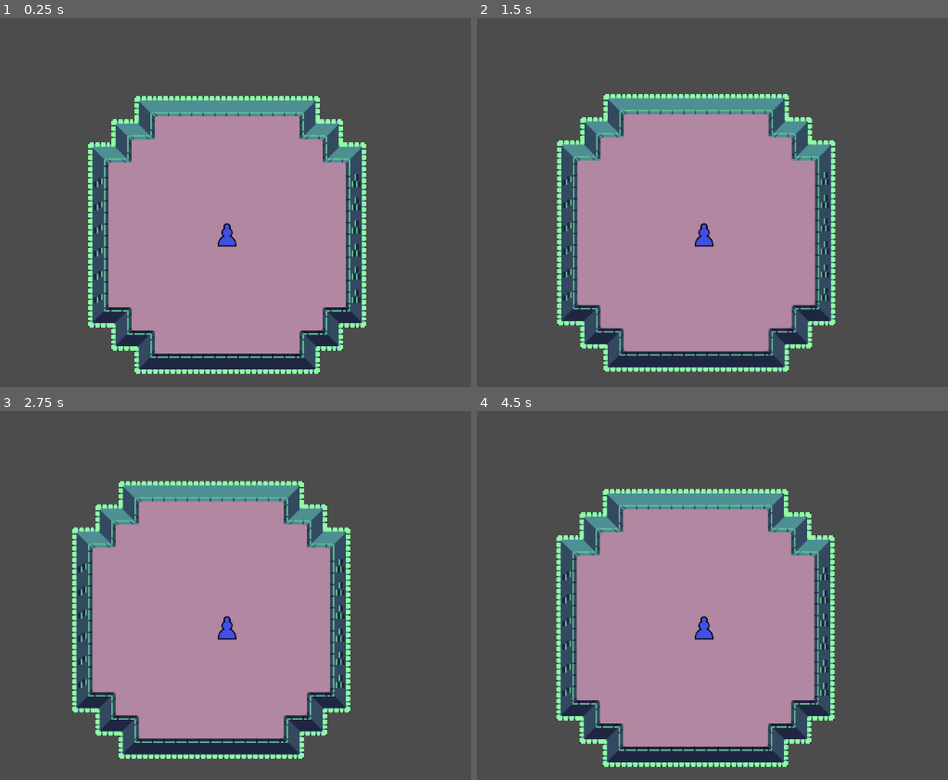
Above: before the commit, frames 1-4 (two rows, left to right).
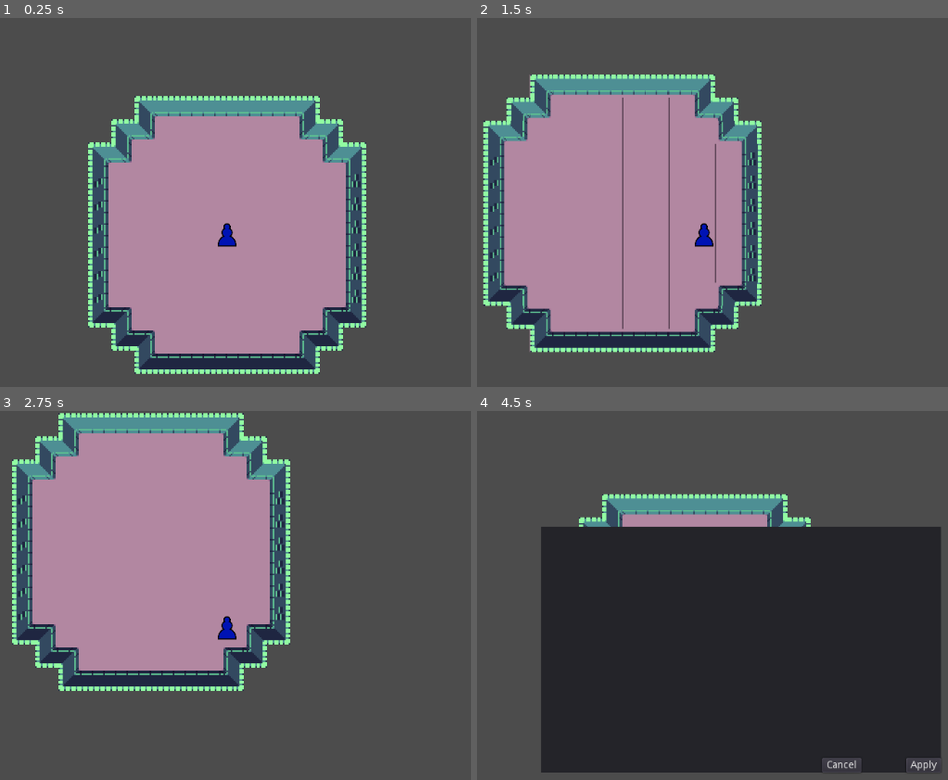
Above: after the commit, the same moments.

Repository: technofromage/chances_dungeon
Game: Godot game, scene res://Scenes/TestScene.tscn
Two runs of this game, one before a commit and one after it. Both use one fixed random seed, a clock stepped at 60 frames per second and the inputs below. This scene is started directly instead of the project's main scene.
Inputs (mouse positions are in pixels of both pictures, inside the frame that each line leads up to):
- Up to frame 1 (0.25 s): no input
- Up to frame 2 (1.5 s): tap Enter at 0.5 s; move the mouse to (867, 213) at 0.52 s; hold D (game_right) 0.53-1.28 s; hold Space (game_attack, bound only after the commit) 0.53-1.28 s; click (867, 213) at 0.67 s; move the mouse to (557, 257) at 1.27 s; hold S (game_down) from 1.28 s (still down); tap Space (game_attack, bound only after the commit) at 1.35 s; click (557, 257) at 1.42 s
- Up to frame 3 (2.75 s): move the mouse to (301, 532) at 2.02 s; release S (game_down) at 2.03 s; hold D (game_right) from 2.03 s (still down); hold Space (game_attack, bound only after the commit) from 2.03 s (still down); click (301, 532) at 2.17 s
- Up to frame 4 (4.5 s): move the mouse to (665, 713) at 2.77 s; release D (game_right) at 2.78 s; release Space (game_attack, bound only after the commit) at 2.78 s; hold W (game_up) 2.78-3.53 s; tap Space (game_attack, bound only after the commit) at 2.85 s; click (665, 713) at 2.92 s; move the mouse to (924, 691) at 3.52 s; hold A (game_left) 3.53-4.25 s; hold Space (game_attack, bound only after the commit) 3.53-4.25 s; click (924, 691) at 3.67 s; tap Escape (global_pause) at 4.15 s; click (721, 650) at 4.25 s, where only the run after the commit has a clickable "Options"

The runs differ from the first frame. In frame 1, 0.1% of the frame differs, in the area x 46-50%, y 56-62%; in frame 2, 36%; in frame 3, 41%; in frame 4, 56%, in the area x 13-99%, y 21-98%.
Error after the commit: Invalid call. Nonexistent function 'attack' in base 'Nil'. (res://Objects/Scripts/Player.gd:22)

Commit message:
added weapon hitbox functionality

Diff:
--- a/Globals/SpawnableObjects.tscn
+++ b/Globals/SpawnableObjects.tscn
@@ -1,7 +1,7 @@
 [gd_scene load_steps=3 format=2]
 
 [ext_resource path="res://Objects/Scripts/SpinningLabel.gd" type="Script" id=1]
-[ext_resource path="res://Objects/Player.tscn" type="PackedScene" id=2]
+[ext_resource path="res://Objects/Mobs/Player.tscn" type="PackedScene" id=2]
 
 [node name="SpawnableObjects" type="Node"]
 
@@ -14,3 +14,5 @@
 }
 
 [node name="Player" parent="." instance=ExtResource( 2 )]
+
+[node name="DroppedWeapon" type="Sprite" parent="."]
--- /dev/null
+++ b/Objects/GUI/PauseMenu.tscn
@@ -0,0 +1,79 @@
+[gd_scene load_steps=5 format=2]
+
+[ext_resource path="res://Objects/GUI/OptionsMenu.tscn" type="PackedScene" id=1]
+[ext_resource path="res://main_theme.tres" type="Theme" id=2]
+[ext_resource path="res://Objects/Scripts/PauseMenu.gd" type="Script" id=3]
+[ext_resource path="res://Objects/Scripts/OptionsMenu.gd" type="Script" id=4]
+
+[node name="PauseMenu" type="CanvasLayer"]
+pause_mode = 2
+script = ExtResource( 3 )
+
+[node name="Buttons" type="VBoxContainer" parent="."]
+visible = false
+anchor_left = 0.5
+anchor_top = 0.5
+anchor_right = 0.5
+anchor_bottom = 0.5
+margin_left = -20.0
+margin_top = -20.0
+margin_right = 20.0
+margin_bottom = 20.0
+theme = ExtResource( 2 )
+__meta__ = {
+"_edit_use_anchors_": false
+}
+
+[node name="Label" type="Label" parent="Buttons"]
+margin_right = 83.0
+margin_bottom = 14.0
+text = "PAUSED"
+
+[node name="Continue" type="Button" parent="Buttons"]
+margin_top = 18.0
+margin_right = 83.0
+margin_bottom = 38.0
+text = "Continue"
+
+[node name="Options" type="Button" parent="Buttons"]
+margin_top = 42.0
+margin_right = 83.0
+margin_bottom = 62.0
+text = "Options"
+
+[node name="Main" type="Button" parent="Buttons"]
+margin_top = 66.0
+margin_right = 83.0
+margin_bottom = 86.0
+text = "Main Menu"
+__meta__ = {
+"_edit_use_anchors_": false
+}
+
+[node name="Quit" type="Button" parent="Buttons"]
+margin_top = 90.0
+margin_right = 83.0
+margin_bottom = 110.0
+text = "Quit"
+__meta__ = {
+"_edit_use_anchors_": false
+}
+
+[node name="OptionsMenu" type="Panel" parent="." instance=ExtResource( 1 )]
+visible = false
+anchor_left = 0.3
+anchor_top = 0.3
+anchor_right = 0.8
+anchor_bottom = 0.8
+margin_left = -20.0
+margin_top = -20.0
+margin_right = 20.0
+margin_bottom = 20.0
+script = ExtResource( 4 )
+__meta__ = {
+"_edit_use_anchors_": false
+}
+[connection signal="pressed" from="Buttons/Continue" to="." method="_on_Continue_pressed"]
+[connection signal="pressed" from="Buttons/Options" to="." method="_on_Options_pressed"]
+[connection signal="pressed" from="Buttons/Main" to="." method="_on_Main_pressed"]
+[connection signal="pressed" from="Buttons/Quit" to="." method="_on_Quit_pressed"]
--- a/Objects/Player.tscn
+++ b/Objects/Mobs/Monster.tscn
@@ -1,16 +1,20 @@
-[gd_scene load_steps=4 format=2]
+[gd_scene load_steps=5 format=2]
 
-[ext_resource path="res://Objects/Scripts/Player.gd" type="Script" id=1]
+[ext_resource path="res://Objects/Scripts/Monster.gd" type="Script" id=1]
 [ext_resource path="res://Sprites/JohnPabloc_Chess/w_pawn_png_128px.png" type="Texture" id=2]
 
 [sub_resource type="CircleShape2D" id=1]
 radius = 22.762
 
-[node name="Player" type="KinematicBody2D"]
+[sub_resource type="SegmentShape2D" id=2]
+
+[node name="Monster" type="KinematicBody2D"]
+collision_layer = 4
+collision_mask = 9
 script = ExtResource( 1 )
 
 [node name="Sprite" type="Sprite" parent="."]
-modulate = Color( 0.286275, 0.345098, 1, 1 )
+modulate = Color( 1, 0.501961, 0.286275, 1 )
 scale = Vector2( 0.25, 0.25 )
 texture = ExtResource( 2 )
 
@@ -19,3 +23,8 @@
 
 [node name="CollisionShape2D" type="CollisionShape2D" parent="."]
 shape = SubResource( 1 )
+
+[node name="WeaponHitbox" type="Area2D" parent="."]
+
+[node name="CollisionShape2D" type="CollisionShape2D" parent="WeaponHitbox"]
+shape = SubResource( 2 )
--- /dev/null
+++ b/Objects/Mobs/Player.tscn
@@ -0,0 +1,30 @@
+[gd_scene load_steps=5 format=2]
+
+[ext_resource path="res://Objects/Scripts/Player.gd" type="Script" id=1]
+[ext_resource path="res://Sprites/JohnPabloc_Chess/w_pawn_png_128px.png" type="Texture" id=2]
+
+[sub_resource type="CircleShape2D" id=1]
+radius = 22.762
+
+[sub_resource type="SegmentShape2D" id=2]
+
+[node name="Player" type="KinematicBody2D"]
+collision_layer = 2
+collision_mask = 17
+script = ExtResource( 1 )
+
+[node name="Sprite" type="Sprite" parent="."]
+modulate = Color( 0, 0.0862745, 0.784314, 1 )
+scale = Vector2( 0.25, 0.25 )
+texture = ExtResource( 2 )
+
+[node name="Camera2D" type="Camera2D" parent="."]
+current = true
+
+[node name="CollisionShape2D" type="CollisionShape2D" parent="."]
+shape = SubResource( 1 )
+
+[node name="WeaponHitbox" type="Area2D" parent="."]
+
+[node name="CollisionShape2D" type="CollisionShape2D" parent="WeaponHitbox"]
+shape = SubResource( 2 )
--- /dev/null
+++ b/Objects/Scripts/Monster.gd
@@ -0,0 +1,3 @@
+extends Mob
+
+export var AI: Resource
--- a/Objects/Scripts/Player.gd
+++ b/Objects/Scripts/Player.gd
@@ -1,9 +1,7 @@
-extends KinematicBody2D
+extends Mob
 
-var velocity = Vector2(0,0)
-var speed = 15
 
-func _unhandled_key_input(event):
+func _unhandled_input(event):
 	var input = Vector2(0,0)
 	if Input.is_action_pressed("game_up"):
 		input+=Vector2(0,-1)
@@ -15,6 +13,10 @@
 		input+=Vector2(1,0)
 #	print(input)
 	velocity = input.normalized()
-
-func _physics_process(delta):
-	move_and_slide(velocity*speed)
+	if Input.is_action_pressed("game_attack") or ( event is InputEventMouseButton):
+		print("AAA")
+		var attackDir = get_global_mouse_position()
+		attackDir = position.direction_to(attackDir-position)
+		print(attackDir)
+		print(attackDir-position)
+		equipedWep.attack(self, attackDir)
--- /dev/null
+++ b/Resources/Base/BaseAI.tres
@@ -0,0 +1,3 @@
+[gd_resource type="Resource" format=2]
+
+[resource]
--- /dev/null
+++ b/Resources/Base/BaseMob.gd
@@ -0,0 +1,11 @@
+extends KinematicBody2D
+class_name Mob
+
+export var equipedWep:Resource
+var velocity = Vector2(0,0)
+var speed = 150
+export var MaxHealth = 10
+var health = MaxHealth
+
+func _physics_process(delta):
+	move_and_slide(velocity*speed)
--- /dev/null
+++ b/Resources/Base/BaseWeapon.tres
@@ -0,0 +1,14 @@
+[gd_resource type="Resource" load_steps=3 format=2]
+
+[ext_resource path="res://Resources/Base/Weapon.gd" type="Script" id=1]
+[ext_resource path="res://Sprites/Sliante_weapons/Slainte_weapons7.png" type="Texture" id=2]
+
+[resource]
+script = ExtResource( 1 )
+affectType = "slash"
+affectColor = Color( 1, 0.494118, 0, 1 )
+sprite = ExtResource( 2 )
+damage = 10
+rangeLimit = 100
+cooldown = 100
+attackSpeed = 10
--- /dev/null
+++ b/Resources/Base/Weapon.gd
@@ -0,0 +1,28 @@
+extends Resource
+class_name Weapon
+
+export var affectType:String = "slash"
+export var affectColor:Color = Color.blue
+export var sprite:Texture
+export var damage:int = 10
+export var rangeLimit:int = 100
+export var cooldown:int = 100
+export var attackSpeed:int = 10
+var cooldownTimer = 0
+var affectTimer = 0
+
+
+var isAttacking = false
+var upswing = false
+
+
+func attack(source:Node2D, direction:Vector2):
+	#This function is a generic call, and can be overwritten
+	#This version just does a basic jab
+	var startpos = source.position
+	print("attacking!")
+	var HB = source.get_node("WeaponHitbox/CollisionShape2D")
+	HB.shape.b=direction*rangeLimit
+	if cooldownTimer <= 0:
+		isAttacking=true
+		upswing = true
--- a/Resources/Options.tres
+++ b/Resources/Options.tres
@@ -2,5 +2,7 @@
 
 [ext_resource path="res://Resources/CustomOptions.gd" type="Script" id=1]
 
+
+
 [resource]
 script = ExtResource( 1 )
--- a/Scenes/DungeonMap.tscn
+++ b/Scenes/DungeonMap.tscn
@@ -1,8 +1,6 @@
-[gd_scene load_steps=6 format=2]
+[gd_scene load_steps=4 format=2]
 
-[ext_resource path="res://main_theme.tres" type="Theme" id=1]
-[ext_resource path="res://Objects/Scripts/PauseMenu.gd" type="Script" id=2]
-[ext_resource path="res://Objects/GUI/OptionsMenu.tscn" type="PackedScene" id=3]
+[ext_resource path="res://Objects/GUI/PauseMenu.tscn" type="PackedScene" id=1]
 [ext_resource path="res://Objects/Scripts/DungeonMaster.gd" type="Script" id=4]
 [ext_resource path="res://Objects/Scripts/DungeonMenu.gd" type="Script" id=5]
 
@@ -12,61 +10,7 @@
 current = true
 zoom = Vector2( 3, 3 )
 
-[node name="PauseMenu" type="CanvasLayer" parent="."]
-pause_mode = 2
-script = ExtResource( 2 )
-
-[node name="Buttons" type="VBoxContainer" parent="PauseMenu"]
-visible = false
-anchor_left = 0.5
-anchor_top = 0.5
-anchor_right = 0.5
-anchor_bottom = 0.5
-margin_left = -20.0
-margin_top = -20.0
-margin_right = 20.0
-margin_bottom = 20.0
-theme = ExtResource( 1 )
-__meta__ = {
-"_edit_use_anchors_": false
-}
-
-[node name="Label" type="Label" parent="PauseMenu/Buttons"]
-margin_right = 83.0
-margin_bottom = 14.0
-text = "PAUSED"
-
-[node name="Continue" type="Button" parent="PauseMenu/Buttons"]
-margin_top = 18.0
-margin_right = 83.0
-margin_bottom = 38.0
-text = "Continue"
-
-[node name="Options" type="Button" parent="PauseMenu/Buttons"]
-margin_top = 42.0
-margin_right = 83.0
-margin_bottom = 62.0
-text = "Options"
-
-[node name="Main" type="Button" parent="PauseMenu/Buttons"]
-margin_top = 66.0
-margin_right = 83.0
-margin_bottom = 86.0
-text = "Main Menu"
-__meta__ = {
-"_edit_use_anchors_": false
-}
-
-[node name="Quit" type="Button" parent="PauseMenu/Buttons"]
-margin_top = 90.0
-margin_right = 83.0
-margin_bottom = 110.0
-text = "Quit"
-__meta__ = {
-"_edit_use_anchors_": false
-}
-
-[node name="OptionsMenu" parent="PauseMenu" instance=ExtResource( 3 )]
+[node name="PauseMenu" parent="." instance=ExtResource( 1 )]
 
 [node name="DungeonMasterGUI" type="CanvasLayer" parent="."]
 script = ExtResource( 4 )
@@ -113,6 +57,7 @@
 }
 
 [node name="StartButton" type="Button" parent="DungeonMasterGUI"]
+visible = false
 anchor_left = 0.5
 anchor_top = 0.9
 anchor_right = 0.5
@@ -130,9 +75,7 @@
 [node name="MobContainer" type="Node" parent="."]
 
 [node name="LootContainer" type="Node" parent="."]
-[connection signal="pressed" from="PauseMenu/Buttons/Continue" to="PauseMenu" method="_on_Continue_pressed"]
-[connection signal="pressed" from="PauseMenu/Buttons/Options" to="PauseMenu" method="_on_Options_pressed"]
-[connection signal="pressed" from="PauseMenu/Buttons/Main" to="PauseMenu" method="_on_Main_pressed"]
-[connection signal="pressed" from="PauseMenu/Buttons/Quit" to="PauseMenu" method="_on_Quit_pressed"]
+
+[node name="EffectContainer" type="Node" parent="."]
 [connection signal="pressed" from="DungeonMasterGUI/DungeonText/Button" to="DungeonMasterGUI" method="_on_Button_pressed"]
 [connection signal="pressed" from="DungeonMasterGUI/StartButton" to="DungeonMasterGUI" method="_on_StartButton_pressed"]
--- a/Scenes/TestScene.tscn
+++ b/Scenes/TestScene.tscn
@@ -1,10 +1,15 @@
-[gd_scene load_steps=3 format=2]
+[gd_scene load_steps=4 format=2]
 
 [ext_resource path="res://Objects/Rooms/Room_Basic.tscn" type="PackedScene" id=1]
-[ext_resource path="res://Objects/Player.tscn" type="PackedScene" id=2]
+[ext_resource path="res://Objects/Mobs/Player.tscn" type="PackedScene" id=2]
+[ext_resource path="res://Objects/GUI/PauseMenu.tscn" type="PackedScene" id=3]
 
 [node name="Node2D" type="Node2D"]
 
 [node name="Room_basic" parent="." instance=ExtResource( 1 )]
 
 [node name="Player" parent="." instance=ExtResource( 2 )]
+
+[node name="EffectContainer" type="Node" parent="."]
+
+[node name="PauseMenu" parent="." instance=ExtResource( 3 )]
--- a/project.godot
+++ b/project.godot
@@ -14,14 +14,26 @@
 "language": "GDScript",
 "path": "res://Resources/CustomOptions.gd"
 }, {
+"base": "KinematicBody2D",
+"class": "Mob",
+"language": "GDScript",
+"path": "res://Resources/Base/BaseMob.gd"
+}, {
 "base": "Label",
 "class": "SpinningLabel",
 "language": "GDScript",
 "path": "res://Objects/Scripts/SpinningLabel.gd"
+}, {
+"base": "Resource",
+"class": "Weapon",
+"language": "GDScript",
+"path": "res://Resources/Base/Weapon.gd"
 } ]
 _global_script_class_icons={
 "CustomOptions": "",
-"SpinningLabel": ""
+"Mob": "",
+"SpinningLabel": "",
+"Weapon": ""
 }
 
 [application]
@@ -64,12 +76,19 @@
 "events": [ Object(InputEventKey,"resource_local_to_scene":false,"resource_name":"","device":0,"alt":false,"shift":false,"control":false,"meta":false,"command":false,"pressed":false,"scancode":68,"unicode":0,"echo":false,"script":null)
  ]
 }
+game_attack={
+"deadzone": 0.5,
+"events": [ Object(InputEventKey,"resource_local_to_scene":false,"resource_name":"","device":0,"alt":false,"shift":false,"control":false,"meta":false,"command":false,"pressed":false,"scancode":32,"unicode":0,"echo":false,"script":null)
+ ]
+}
 
 [layer_names]
 
 2d_physics/layer_1="Wall"
 2d_physics/layer_2="Player"
 2d_physics/layer_3="Enemy"
+2d_physics/layer_4="PlayerWeapon"
+2d_physics/layer_5="EnemyWeapon"
 
 [rendering]
 
Binary file added: Sprites/Sliante_weapons/Slainte_weapons0.png
Not shown, added: Sprites/Sliante_weapons/Slainte_weapons0.png.import
Binary file added: Sprites/Sliante_weapons/Slainte_weapons1.png
Not shown, added: Sprites/Sliante_weapons/Slainte_weapons1.png.import
Binary file added: Sprites/Sliante_weapons/Slainte_weapons10.png
Not shown, added: Sprites/Sliante_weapons/Slainte_weapons10.png.import
Binary file added: Sprites/Sliante_weapons/Slainte_weapons11.png
Not shown, added: Sprites/Sliante_weapons/Slainte_weapons11.png.import
Binary file added: Sprites/Sliante_weapons/Slainte_weapons12.png
Not shown, added: Sprites/Sliante_weapons/Slainte_weapons12.png.import
Binary file added: Sprites/Sliante_weapons/Slainte_weapons13.png
Not shown, added: Sprites/Sliante_weapons/Slainte_weapons13.png.import
(and 18 more such lines)
